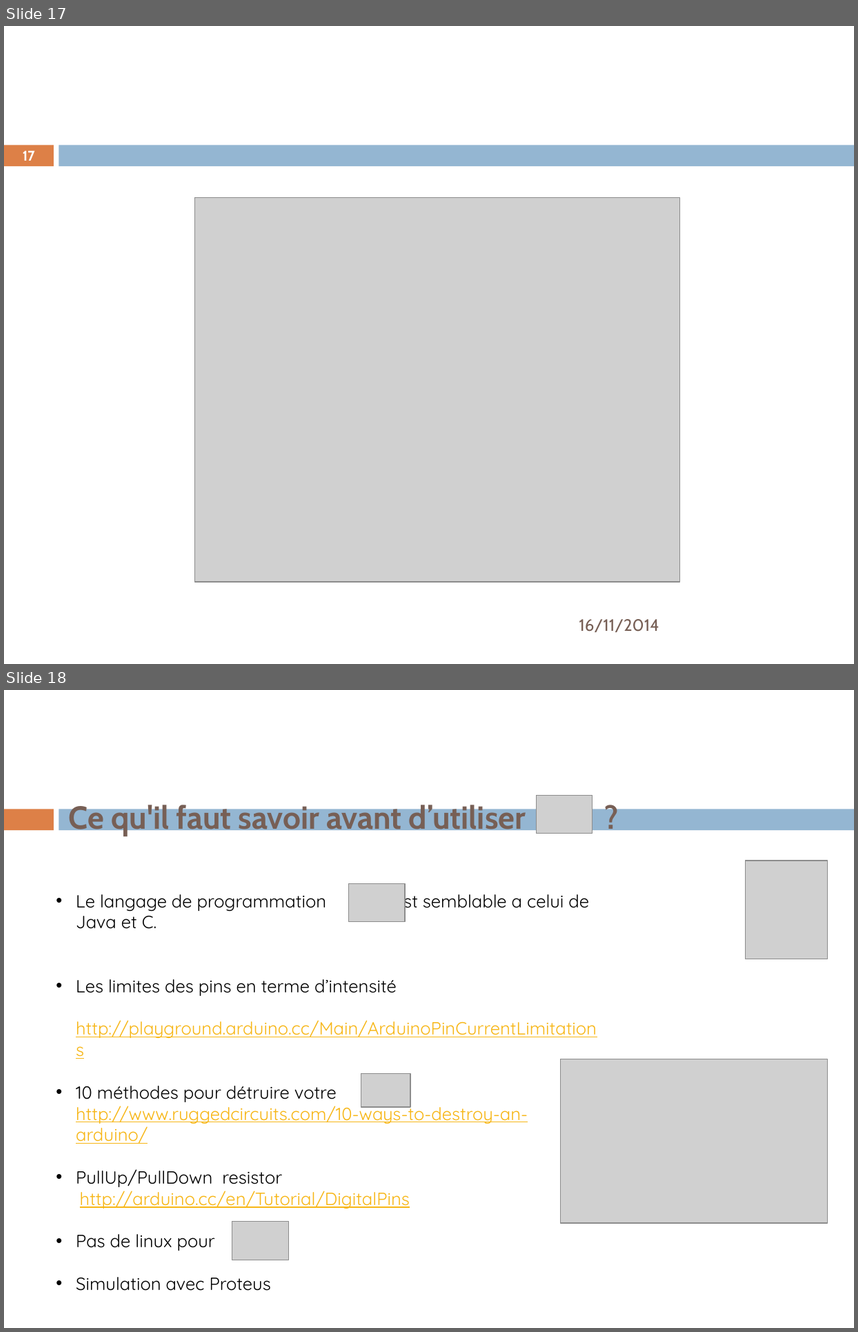
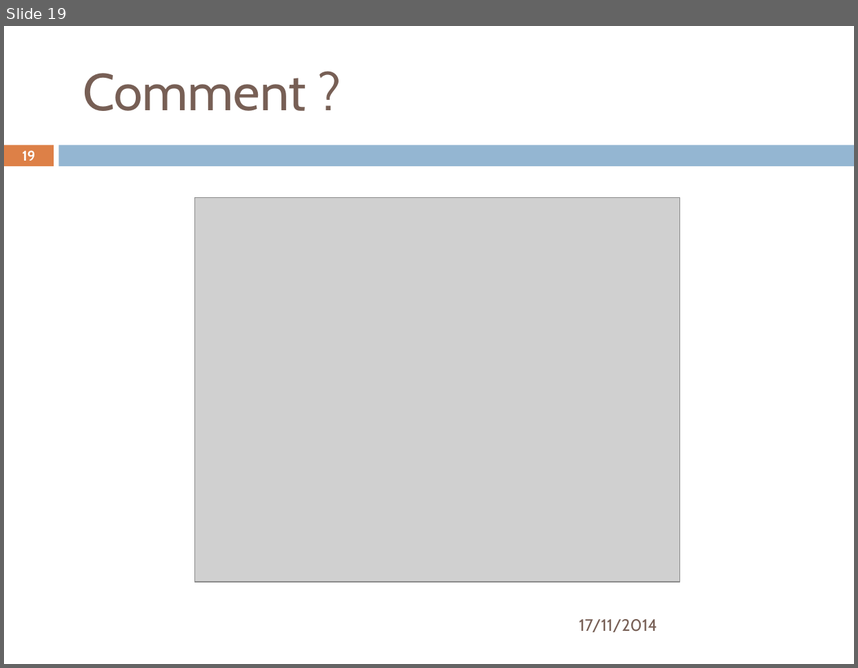
Before and after one commit to anouarattn/DIY-IoT-PresentationEnset-17-11-2014, a slide deck: IoT-VersionFinal-ELHAYDOUNI_Othman (2).pptx. Shown one above the other, each under a label of ours: slides 17 and 18 before the commit, slide 19 after it. The pictures are 858x1332 and 858x668 pixels, drawn with LibreOffice and Linux fonts; fonts in the diff are those of the drawing; grey boxes stand for pictures. Boxes give left, top, right and bottom in pixels: in the first picture for what was removed or moved away, otherwise in the second. Text is boxed around its words. In the diff, an @@ line names an element or a change of style, - is before the commit and + after.

```diff
--- a/IoT-VersionFinal-ELHAYDOUNI_Othman (2).pptx
+++ b/IoT-VersionFinal-ELHAYDOUNI_Othman (2).pptx
@@ slide 18 removed at <box>4,690,854,1328</box>, background #FFFFFF; not listed: 2 template elements that a slide beside it also shows @@
@@ title removed at <box>68,802,526,836</box> @@
-Ce qu'il faut savoir avant d’utiliser ?
@@ picture removed at <box>536,796,593,834</box> @@
@@ picture removed at <box>745,861,828,960</box> @@
@@ text removed at <box>76,889,597,1290</box> @@
-• Le langage de programmation est semblable a celui de Java et C.
-• Les limites des pins en terme d’intensité
-  http://playground.arduino.cc/Main/ArduinoPinCurrentLimitations
-• 10 méthodes pour détruire votre
-  http://www.ruggedcircuits.com/10-ways-to-destroy-an-arduino/
-• PullUp/PullDown resistor
-http://arduino.cc/en/Tutorial/DigitalPins
-• Pas de linux pour
-• Simulation avec Proteus
@@ picture removed at <box>349,884,406,922</box> @@
@@ picture removed at <box>561,1059,828,1223</box> @@
@@ picture removed at <box>361,1074,410,1107</box> @@
@@ picture removed at <box>232,1221,288,1259</box> @@
@@ what was slide 17 is now slide 19 @@
@@ slide 19 changed as well @@
@@ title added at <box>83,73,306,111</box>, 44 pt, text #775F55 @@
+Comment ?
@@ page number at <box>22,150,35,161</box>: text changed @@
-17
+19
@@ text at <box>579,619,657,632</box>: text changed @@
-16/11/2014
+17/11/2014
```
Also in this commit, not shown: 17 other slides changed, 5 slides added, 1 other slide removed.
